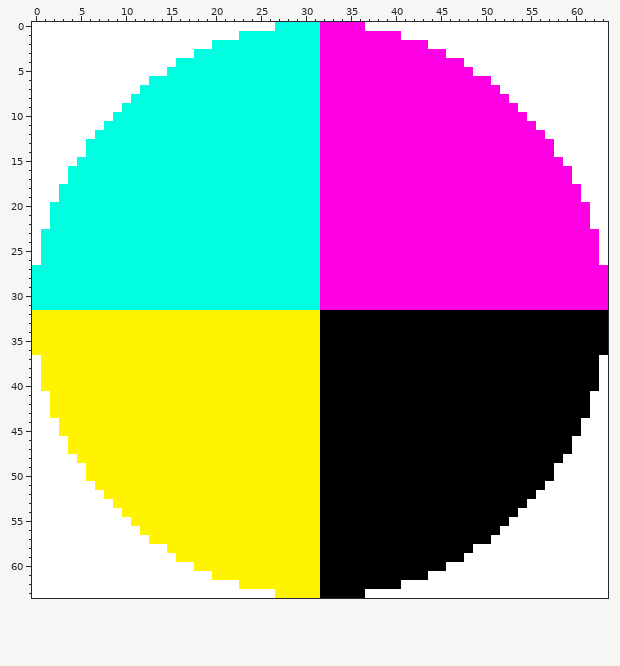
Pixel-art file, stored at input/example.aseprite. The picture above is the old version.
64x64 pixels, 1 frame.
And afterwards:
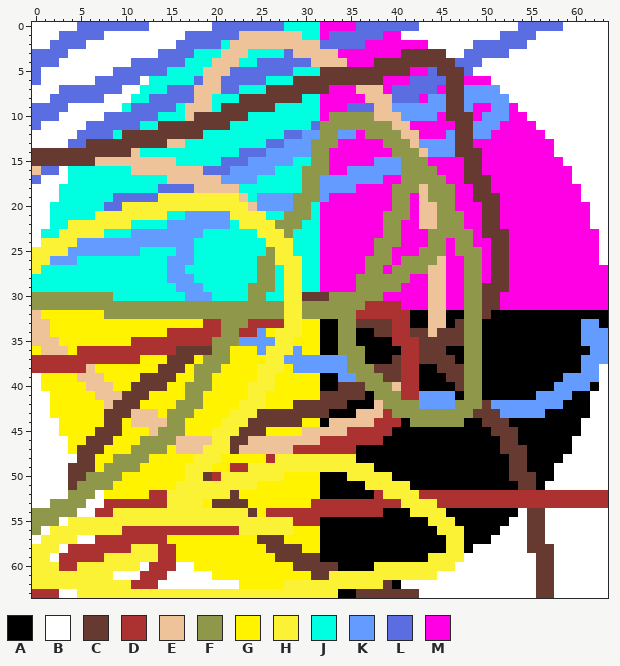
Palette (. is transparent): A #000000  B #ffffff  C #663931  D #ac3232  E #eec39a  F #8f974a  G #fff300  H #fbf236  J #00ffe1  K #639bff  L #5b6ee1  M #ff00e5
Edits made:
Changed rows in their new state; - is an unchanged pixel.
first column x 0:
 0 -----LLLLLLLL-------LLLLLLLL--------LLLLLLL-----------LLLLL-----
 1 ---LLLLL---------LLLLLLEEEEEEE---LLLLLL-------------LLLL--------
 2 --LLLL----------LLLLL-EEEEEEEEEELLLLL------------LLLLLL---------
 3 LLLL----------LLLL---EEE----LEEEEE-------CCCCC--LLLLL-----------
 4 LLL--------LLLLLL---EEE--LLLLLLEEEE---CCCCCCCCCLLL--------------
 5 L--------LLLLLL----EEELLLLLLL---CCCCCCCCCC--LCCCL---------------
 6 L------LLLLL------LEELLLLL---CCCCCCCCCC---LLLLCC----------------
 7 ---LLLLLLL-----LLLEEELL---CCCCCCC---EEE-LLLLL-CCKKKK------------
 8 --LLLLLL-----LLLLLEE---CCCCCCC-------EEELLL-KKCCKKKKK-----------
 9 LLLL-------LLLLL-EEE-CCCCCC--------LLLEEKKKKKKCCK--KK-----------
10 LLL-----LLLLLL---ECCCCCC---------FFFFFEEEKKKK-CCC-KKK-----------
11 L-----LLLLLL--CCCCCCCC---------LFFFFFFFFEE-----CCKKK------------
12 -----LLLL-CCCCCCCCC---------LLKKFFKK-FFFFEE---KCCKK-------------
13 ----LLCCCCCCCCCEE---------LLKKKFFF-----FFFEKKKKCC---------------
14 CCCCCCCCCCCE-----------LLLKKKKKFF-------FFFEKKKCCC--------------
15 CCCCCCCEEEEEEEEE-----LLLKKKKK--FF-----KKKFFF----CC--------------
16 ELL--------EEEEEEEELLLKKKKK---FFF--KKKKKKFFFF---CC--------------
17 L--------------EEEEEEKKKK-----FFKKKKKKK--FFFFF--CCC-------------
18 --------------LLLLEEEEE-------FFKKKK----FFFEFFF--CC-------------
19 ---------LLLLLHHHHHHHHHE-KKKKFFFK-------FF-EFFF--CCC------------
20 --------LLHHHHHHHHHHHHHHEKKKKFF---------FF-EEFF---CC------------
21 -------HHHHHHHH--KKKKKHHHH--FFF--------FFF-EEFFF--CC------------
22 ----HHHHHHH----KKKKKKK-HHHHFFF---------FF--EEFFF--CC------------
23 ---HHHHH---KKKKKKKK------HHHF----------FF---FFFFF-CCC-----------
24 -HHHHKKKKKKKKKKKKK--------HHH---------FFF---FF-FF--CC-----------
25 HHHHKKKKKKKK----KK--------FHH---------FF---FFF-FFF-CC-----------
26 HHKKK----------KKK-------FFHHH-------FFF-FFFFE--FF-CC-----------
27 H--------------KK--------FF-HH-------FF-FFFFEE--FF-CC-----------
28 ---------------KKK-------FF-HH------FFFFFF--EE--FF-CC-----------
29 ----------------KKK-----FFF-HH------FFFFF---EE--FFCCC-----------
30 FFFFFFFFF--------KKK----FF--HHCCCFFFFFF-----EE--FFCC------------
31 FFFFFFFFFFFFFFFFFFFFFFFFFFFFHHFFFFFFFDDDD---EE--FFCC------------
32 E-------FFFFFFFFFFFFFFFFFFFFHHFFFFFFDDDDDD--EE--FFC-------------
33 EE-----------------DDFFFDDDDHH----FFCCCCDD--EE-CFF-----------KK-
34 EE-------------DDDDDDFFDDK-HHH----FF--CCDDCCECCCFF-----------KKK
35 EEE--------DDDDDDDDDFFFKKKKHH-----FF----DDDCCCCCFF-----------KKK
36 -EEE-DDDDDDDDDDDCCCCFF---KHHHK----FFF----DDCCC--FF------------KK
37 DDDDDDDDDDDD---CCC-FFF----HHKKKKKKKFF---CDDCCCC-FF-----------KKK
38 DDDDDDE-------CCC-FFF----HHH-KKKKKKFFFCCCDD--CCCFF-----------KK-
39 -----EEE----CCCC--FF-----HH-------KKFFFCCDD---CCFF---------KKKK-
40 ------EEE--CCCC--FFF----HHH-------CCCFFFEDD----CFF--------KKKK--
41 -------EEECCC----FF-----HH------CCCCC-FFFDDKKKK-FF------KKKK----
42 --------ECCC----FFF----HHH---CCCCCC---EFFFFKKKKFFFCKKKKKKKK-----
43 --------CCCEEE-FFF----HHHCCCCCCCC---EEEDFFFFFFFFFCCCKKKKK-------
44 --------CC-EEEEFF----HHHCCCCCC---EEEEEDDD-FFFFFF--CCC-----------
45 -------CCC---EFFF---HHHCCC----EEEEEDDDDD-----------CCC----------
46 ------CCC---FFFFEEEEHHCCEEEEEEEEDDDDDDD-------------CC----------
47 -----CCC---FFFF-EEEHHHCEEEEEEDDDDDDD----------------CCC---------
48 -----CC--FFFF-----HHH-----DHHHHHHHHH-----------------CC---------
49 ----CCC-FFFF-----HHH--DDHHHHHHHHHHHHHH---------------CC---------
50 ----CCFFFF-------HHCDHHHHHHH-------HHHHH-------------CCC--------
51 ----CFFFF-------HHHHHHHHH------------HHHHH------------CC--------
52 ----FFF------DDHHHHHHHC---------------DHHHHDDDDDDDDDDDDDDDDDDDDD
53 --FFFF--DDDDDDDHHHH-CCCC-------DDDDDDDDDDHHHHDDDDDDDDDDDDDDDDDDD
54 FFFFF--DDHHHHHHHHHHHHHHHC-DDDDDDDDDDDDD---HHHH---------CC-------
55 FFF-HHHHHHHHHHHHHHHHHHHHHHHHHDDD------------HHH--------CC-------
56 F-HHHHHHHHDDDDDDDDDDDDDHHHHHH----------------HHH-------CC-------
57 -HHHH--DDDDDDDD----------CCC------------------HH-------CC-------
58 HHH-DDDDDDDHHHDD----------CCCC----------------HH-------CCC------
59 HH-DDDDDHHHHHHDD-----------CCCCC------------HHHH--------CC------
60 HHHDDHHHHHHH-DDD-------------CCCCC----HHHHHHHHH---------CC------
61 HHHHHHHHH---DDD----------------CCHHHHHHHHHHHH-----------CC------
62 HHHHHHHHHHHDDD--------------HHHHHHHHHHHC----------------CC------
63 DDD--HHHHHHHHHHHHHHHHHHHHHHHHHHHHH--CCCCCCC-------------CC------
Pixel boxes of the changes (left, top, right, bottom) in both pictures:
changed: (32, 22, 608, 598)
